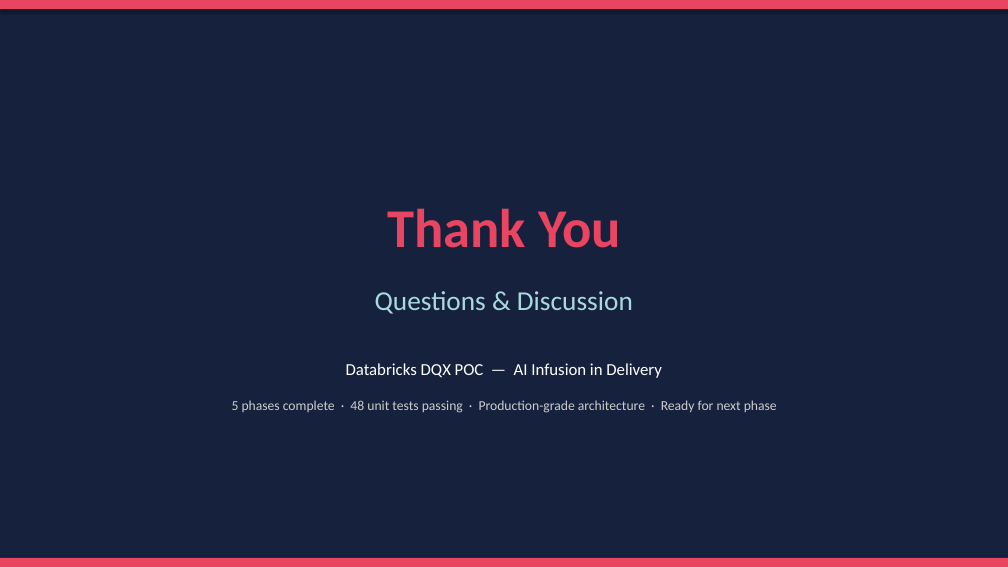
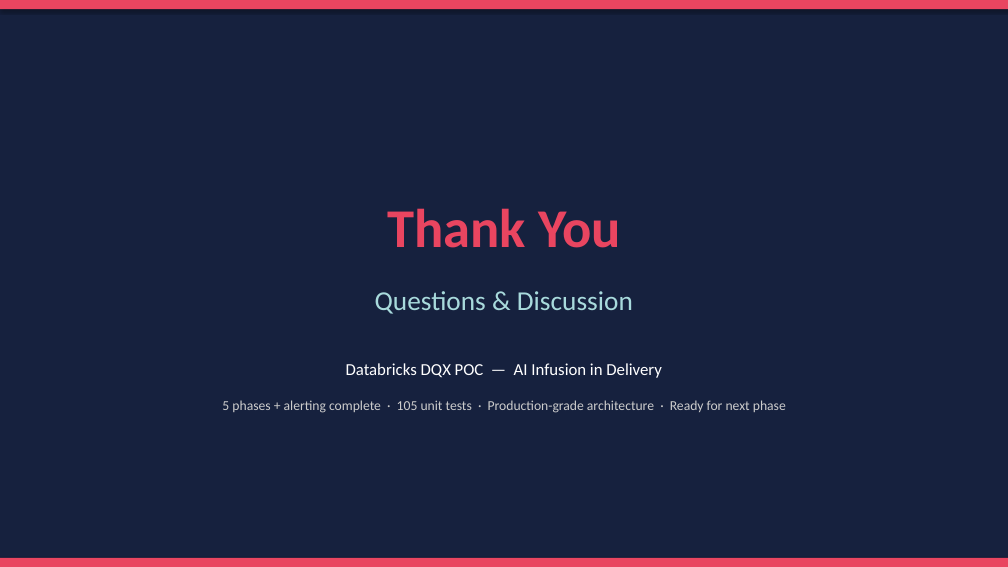
Before and after one commit to ameyadeshmukh-16/databricks-dqx-poc, a slide deck: slide 38 of AI_Infusion_Delivery_Assessment.pptx. Drawn at 1008x567 pixels with LibreOffice and Linux fonts; fonts in the diff are those of the drawing. Boxes give left, top, right and bottom in pixels: in the first picture for what was removed or moved away, otherwise in the second. Text is boxed around its words. In the diff, an @@ line names an element or a change of style, - is before the commit and + after.

```diff
--- a/AI_Infusion_Delivery_Assessment.pptx
+++ b/AI_Infusion_Delivery_Assessment.pptx
@@ text at bbox=[222, 400, 786, 413]: text changed @@
-5 phases complete · 48 unit tests passing · Production-grade architecture · Ready for next phase
+5 phases + alerting complete · 105 unit tests · Production-grade architecture · Ready for next phase
```
Also in this commit, not shown: 12 other slides changed, 1 slide added, 1 slide removed, 1 other file.
